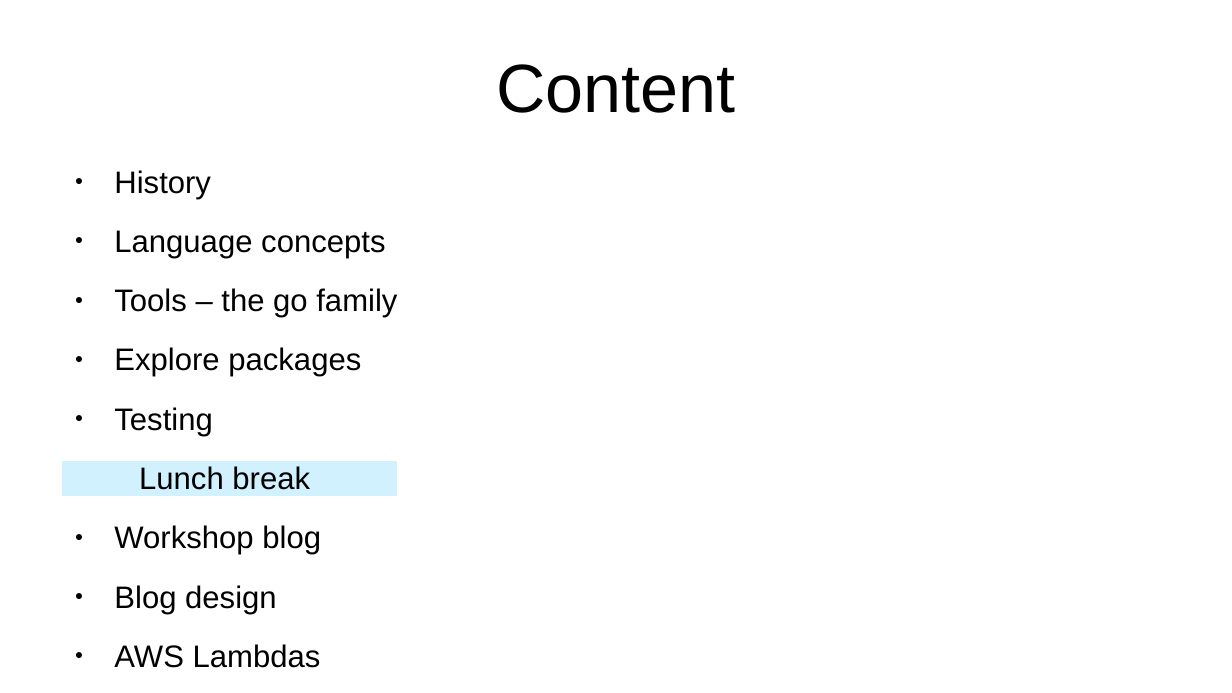
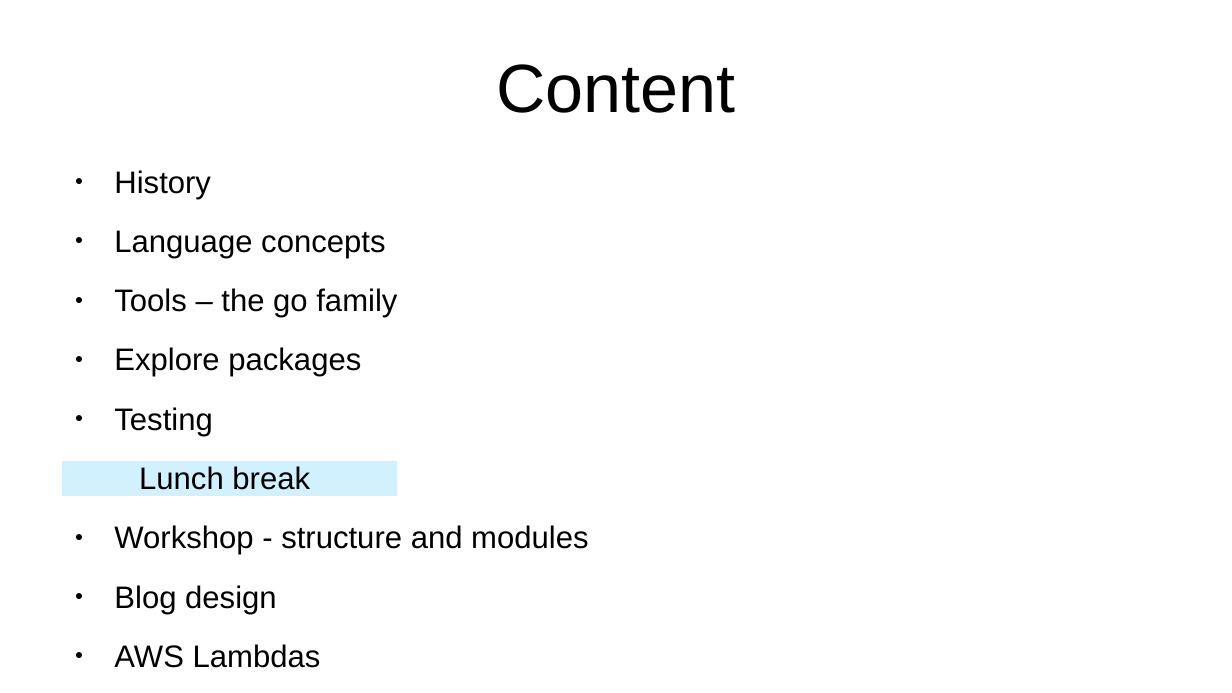
Before and after one commit to axis-go-course/spiderman, a slide deck: slide 3 of presentation.odp. Drawn at 1232x693 pixels with LibreOffice and Linux fonts; fonts in the diff are those of the drawing. Boxes give left, top, right and bottom in pixels: in the first picture for what was removed or moved away, otherwise in the second. Text is boxed around its words. In the diff, an @@ line names an element or a change of style, - is before the commit and + after.

Commit message:
Update workshop

```diff
--- a/presentation.odp
+++ b/presentation.odp
@@ text at (114,525,588,555): text changed @@
-● Workshop blog
+● Workshop - structure and modules
```
Also in this commit, not shown: 1 other slide changed, 1 other file.
